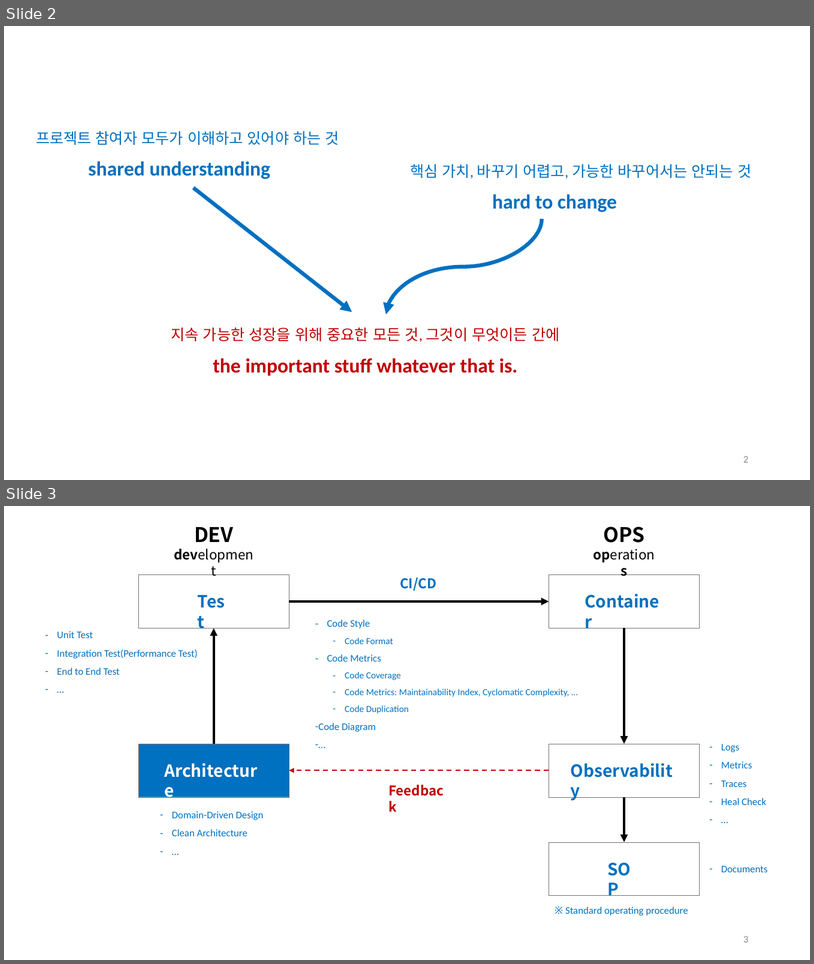
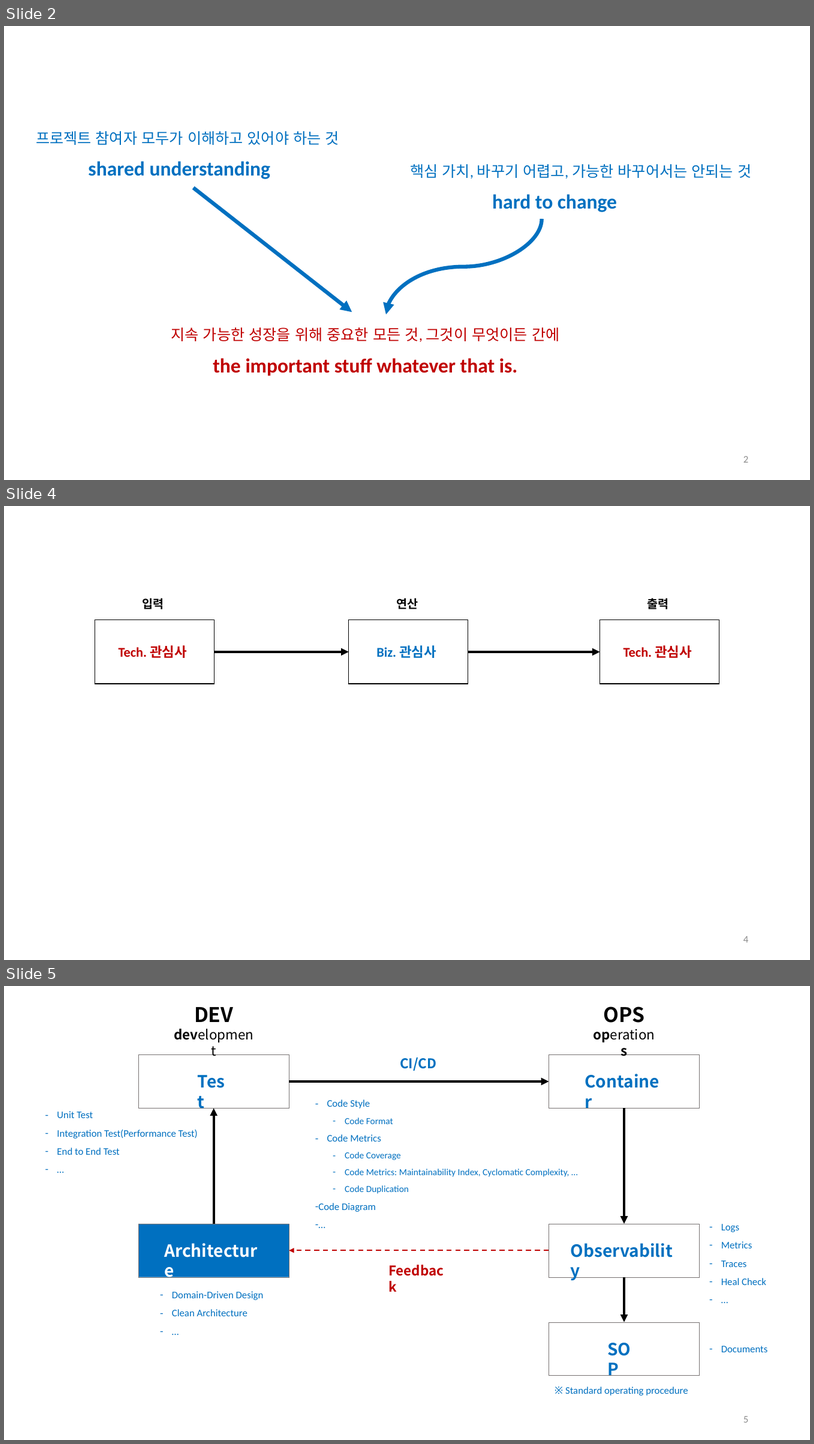
Before and after one commit to hhko/ArchDdd, a slide deck: README.pptx. Shown one above the other, each under a label of ours: slides 2 and 3 before the commit, slides 2, 4 and 5 after it; the slides between them are not shown. The pictures are 814x964 and 814x1444 pixels, drawn with LibreOffice and Linux fonts; fonts in the diff are those of the drawing. Boxes give left, top, right and bottom in pixels: in the first picture for what was removed or moved away, otherwise in the second. Text is boxed around its words. In the diff, an @@ line names an element or a change of style, - is before the commit and + after.

```diff
--- a/README.pptx
+++ b/README.pptx
@@ slide 4 added at box(4, 506, 810, 960), background #FFFFFF @@
@@ text added at box(143, 598, 164, 609), 14 pt, text #000000, bold @@
+입력
@@ text added at box(396, 598, 418, 609), 14 pt, text #000000, bold @@
+연산
@@ text added at box(648, 598, 669, 609), 14 pt, text #000000, bold @@
+출력
@@ rectangle added at box(95, 620, 214, 684), outline #000000 1 pt @@
@@ rectangle added at box(349, 620, 468, 684), outline #000000 1 pt @@
@@ rectangle added at box(600, 620, 720, 684), outline #000000 1 pt @@
@@ text added at box(119, 645, 187, 658), 16 pt, text #C00000, bold @@
+Tech. 관심사
@@ text added at box(377, 645, 437, 658), 16 pt, text #0070C0, bold @@
+Biz. 관심사
@@ text added at box(624, 645, 692, 658), 16 pt, text #C00000, bold @@
+Tech. 관심사
@@ arrow added from (215, 652) to (349, 652), #000000 3 pt @@
@@ arrow added from (468, 652) to (600, 652), #000000 3 pt @@
@@ page number added at box(744, 936, 749, 942), 12 pt, text #8C8C8C @@
+4
@@ what was slide 3 is now slide 5 @@
@@ page number at box(744, 1416, 749, 1422): text changed @@
-3
+5
```
Also in this commit, not shown: 20 slides changed, 1 other slide added, 3 other files.
